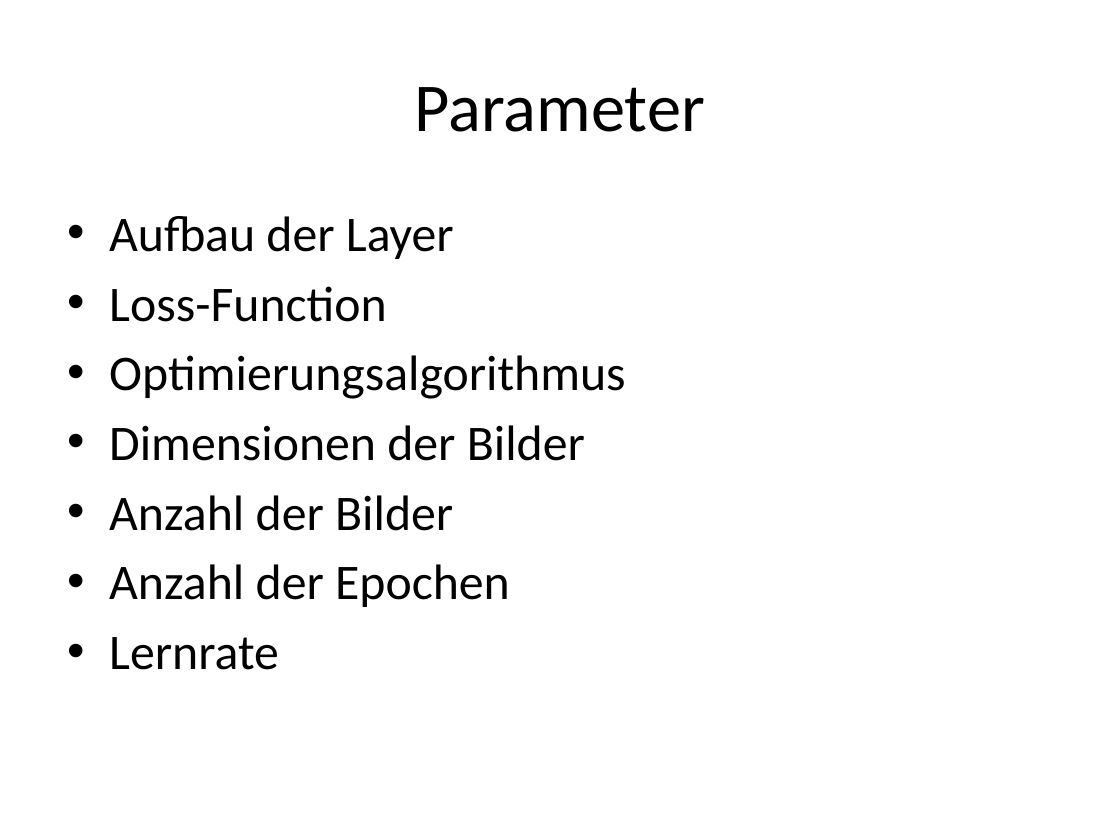
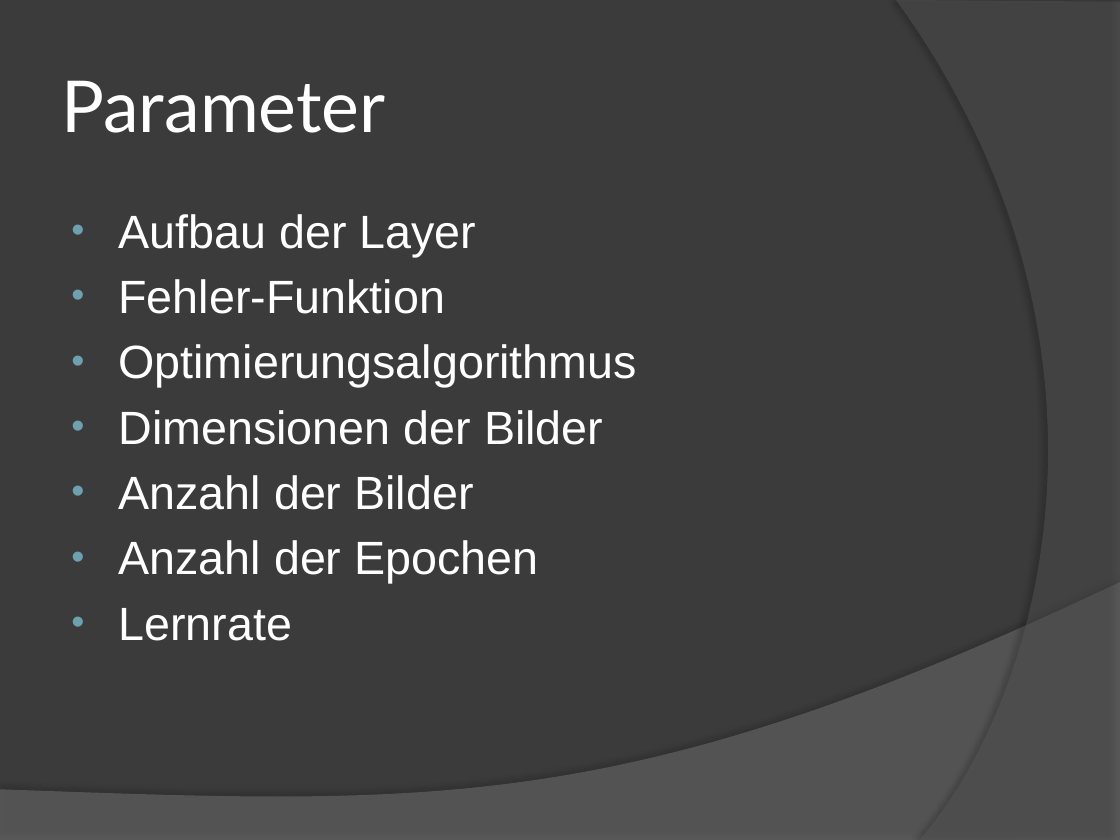
Before and after one commit to schroedingerskatze42/project, a slide deck: slide 13 of documentation/presentation/Image Deobfuscation.pptx (slide 10 before the commit). Drawn at 1120x840 pixels with LibreOffice and Linux fonts; fonts in the diff are those of the drawing. Boxes give left, top, right and bottom in pixels: in the first picture for what was removed or moved away, otherwise in the second. Text is boxed around its words. In the diff, an @@ line names an element or a change of style, - is before the commit and + after.

```diff
--- a/documentation/presentation/Image Deobfuscation.pptx
+++ b/documentation/presentation/Image Deobfuscation.pptx
@@ background #FFFFFF to #3B3B3B @@
@@ freeform shape added at bbox=[896, 0, 1120, 840], fill #5E5E5E at 40% opacity @@
@@ title "Parameter" at bbox=[62, 80, 386, 133]: size 44 to 46 pt, font Calibri to Lato, text colour #000000 to #FFFFFF; alignment centre to left @@
@@ text at bbox=[119, 214, 637, 641]: size 32 to 30 pt, font Calibri to Arial, text colour #000000 to #FFFFFF in "Aufbau der Layer", "Optimierungsalgorithmus", "Dimensionen der Bilder", "Anzahl der Bilder" and 2 more places; indent changed @@
@@ text at bbox=[119, 279, 446, 314]: text changed; size 32 to 30 pt; font Calibri to Arial; text colour #000000 to #FFFFFF @@
-• Loss-Function
+• Fehler-Funktion
@@ freeform shape added at bbox=[0, 582, 1120, 840], fill #7F7F7F at 45% opacity @@
```
Also in this commit, not shown: 5 other slides changed, 10 slides added, 7 slides removed, 14 other files.
